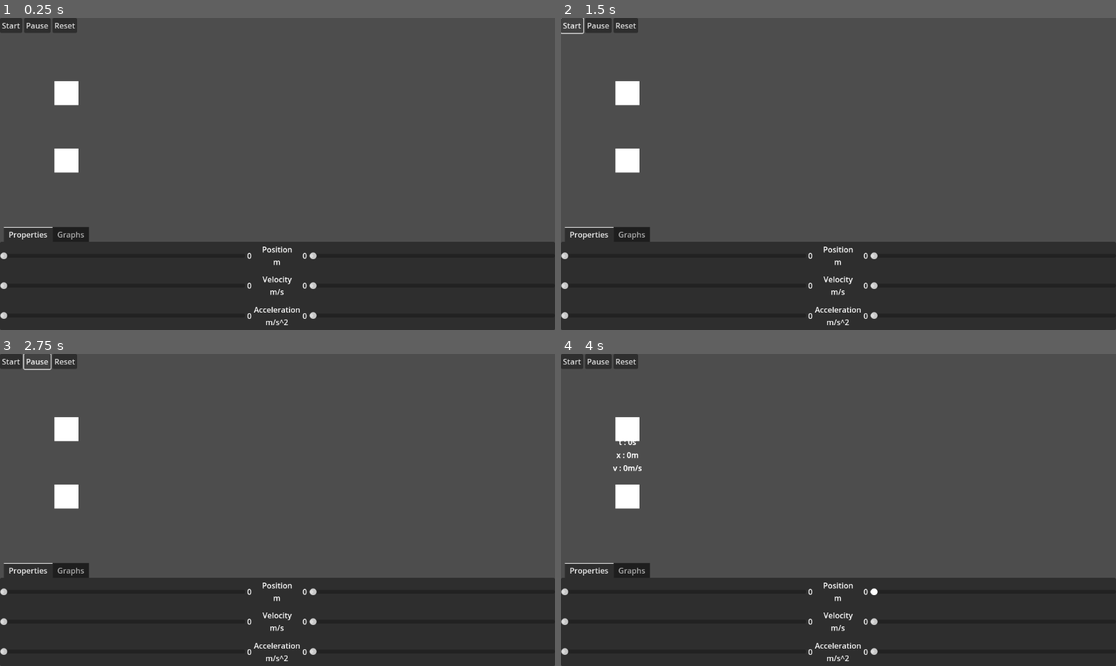
Above: before the commit, frames 1-4 (two rows, left to right).
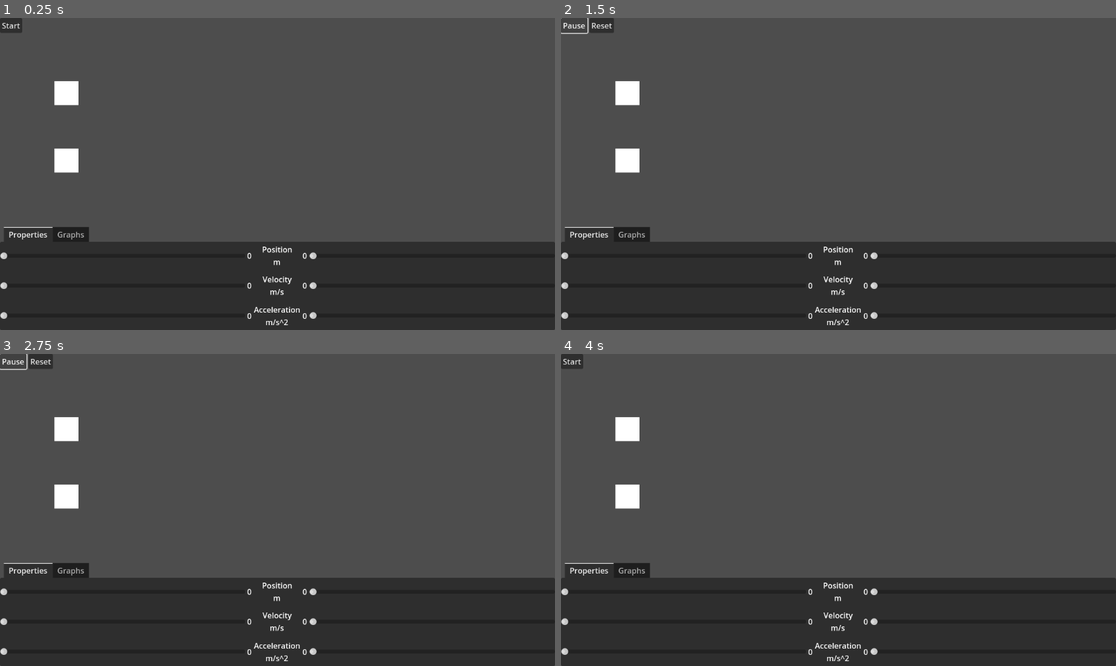
Above: after the commit, the same moments.

Repository: onegm/one_dimensional_motion_simulator
Game: Godot game, scene res://main.tscn
Two runs of this game, one before a commit and one after it. Both use one fixed random seed, a clock stepped at 60 frames per second and the inputs below.
Inputs (mouse positions are in pixels of both pictures, inside the frame that each line leads up to):
- Up to frame 1 (0.25 s): no input
- Up to frame 2 (1.5 s): click "Start" at 0.5 s; click (572, 24) at 1.25 s, where only the run before the commit has a clickable "Start"
- Up to frame 3 (2.75 s): click "Pause" at 2 s
- Up to frame 4 (4 s): click "Reset" at 2.75 s; move the mouse to (627, 428) at 3.52 s; hold Right (ui_right) from 3.53 s (still down)

The runs differ from the first frame. In frame 1, 0.4% of the frame differs, in the area x 4-14%, y 0-5%; in frame 2, 0.3%; in frame 3, 0.3%; in frame 4, 0.5%, in the area x 4-58%, y 0-78%.

Commit message:
reset functionality

Diff:
--- a/car/car.gd
+++ b/car/car.gd
@@ -1,16 +1,17 @@
 extends Node2D
 class_name Car
 
-var initial_position = 0
-var initial_velocity : float = 0
-var velocity : float = 0
-var acceleration : float = 0
+var initial_position : float = 0.0
+var initial_velocity : float = 0.0
+var velocity : float = 0.0
+var acceleration : float = 0.0
 
 signal data_point_created(car : Car)
 
 func _ready() -> void:
 	SignalBus.simulation_started.connect(start)
 	SignalBus.data_point_requested.connect(data_point_created.emit.bind(self))
+	SignalBus.reset_simulation_pressed.connect(on_reset_simulation_pressed)
 	set_physics_process(false)
 	SignalBus.car_created.emit(self)
 
@@ -36,6 +37,7 @@
 	data_point_created.emit(self)
 	set_physics_process(true)
 
-func reset():
+func on_reset_simulation_pressed():
+	position.x = initial_position
 	velocity = initial_velocity
-	position.x = initial_position
+	set_physics_process(false)
--- a/car/tracer_spawner.gd
+++ b/car/tracer_spawner.gd
@@ -2,14 +2,21 @@
 
 const tracer_scene : PackedScene = preload("res://car/tracer.tscn")
 
+var tracers = []
 
 func _ready() -> void:
 	SignalBus.car_created.connect(func(car):
 		car.data_point_created.connect(on_data_point_created)
 		)
+	SignalBus.reset_simulation_pressed.connect(on_reset_simulation_pressed)
 
 func on_data_point_created(car : Car):
 	var tracer = tracer_scene.instantiate()
 	car.add_sibling(tracer)
 	tracer.global_position = car.global_position
 	tracer.set_car_and_time(car, floor(Simulation.time))
+	tracers.append(tracer)
+
+func on_reset_simulation_pressed():
+	while !tracers.is_empty():
+		tracers.pop_front().queue_free()
--- a/main.gd
+++ b/main.gd
@@ -10,11 +10,20 @@
 func _ready() -> void:
 	start_button.pressed.connect(on_start_button_pressed)
 	pause_button.pressed.connect(func(): get_tree().paused = !get_tree().paused)
-	reset_button.pressed.connect(SignalBus.reset_simulation_pressed.emit)
+	reset_button.pressed.connect(on_reset_button_pressed)
 
 	%PropertiesA.car = car_a
 	%PropertiesB.car = car_b
 
 func on_start_button_pressed():
 	SignalBus.simulation_started.emit()
+	start_button.visible = false
+	pause_button.visible = true
+	reset_button.visible = true
+
+func on_reset_button_pressed():
+	SignalBus.reset_simulation_pressed.emit()
 	get_tree().paused = false
+	start_button.visible = true
+	pause_button.visible = false
+	reset_button.visible = false
--- a/main.tscn
+++ b/main.tscn
@@ -26,26 +26,28 @@
 grow_horizontal = 2
 grow_vertical = 2
 
-[node name="HBoxContainer" type="HBoxContainer" parent="VBoxContainer"]
+[node name="Toolbar" type="HBoxContainer" parent="VBoxContainer"]
 layout_mode = 2
 size_flags_vertical = 3
 
-[node name="StartButton" type="Button" parent="VBoxContainer/HBoxContainer"]
+[node name="StartButton" type="Button" parent="VBoxContainer/Toolbar"]
 unique_name_in_owner = true
 layout_mode = 2
 size_flags_horizontal = 0
 size_flags_vertical = 0
 text = "Start"
 
-[node name="PauseButton" type="Button" parent="VBoxContainer/HBoxContainer"]
+[node name="PauseButton" type="Button" parent="VBoxContainer/Toolbar"]
 unique_name_in_owner = true
+visible = false
 layout_mode = 2
 size_flags_horizontal = 0
 size_flags_vertical = 0
 text = "Pause"
 
-[node name="ResetButton" type="Button" parent="VBoxContainer/HBoxContainer"]
+[node name="ResetButton" type="Button" parent="VBoxContainer/Toolbar"]
 unique_name_in_owner = true
+visible = false
 layout_mode = 2
 size_flags_horizontal = 0
 size_flags_vertical = 0
--- a/simulation/simulation.gd
+++ b/simulation/simulation.gd
@@ -13,7 +13,12 @@
 		timer.start()
 		set_process(true)
 		)
-	SignalBus.reset_simulation_pressed.connect(timer.stop)
+	SignalBus.reset_simulation_pressed.connect(on_reset_simulation_pressed)
 
 func _process(delta: float) -> void:
 	time += delta
+
+func on_reset_simulation_pressed():
+	timer.stop()
+	time = 0.0
+	set_process(false)
--- a/ui/graph/graphs.gd
+++ b/ui/graph/graphs.gd
@@ -7,6 +7,7 @@
 
 func _enter_tree() -> void:
 	SignalBus.car_created.connect(add_car)
+	SignalBus.reset_simulation_pressed.connect(on_reset_simulation_pressed)
 
 func add_car(car : Car) -> void:
 	await ready
@@ -14,6 +15,12 @@
 	var position_series = position_graph.add_plot_item(car.name, color)
 	var velocity_series = velocity_graph.add_plot_item(car.name, color)
 	car.data_point_created.connect(func(this_car):
-		position_series.add_point(Vector2(Simulation.time, this_car.position.x))
+		position_series.add_point(Vector2(Simulation.time, this_car.get_current_position()))
 		velocity_series.add_point(Vector2(Simulation.time, this_car.velocity))
 		)
+
+func on_reset_simulation_pressed():
+	for plot in position_graph._plots:
+		plot.remove_all()
+	for plot in velocity_graph._plots:
+		plot.remove_all()
